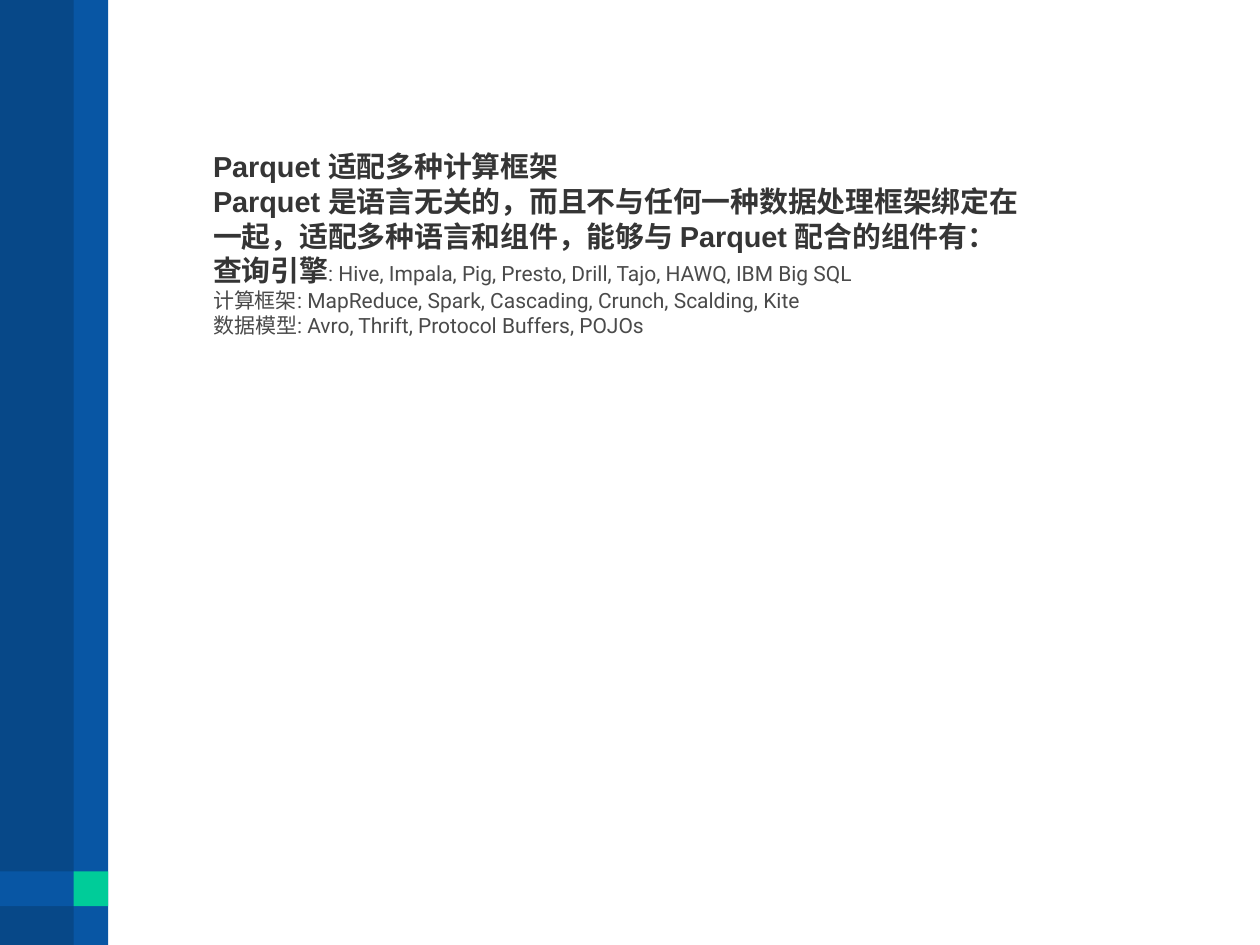
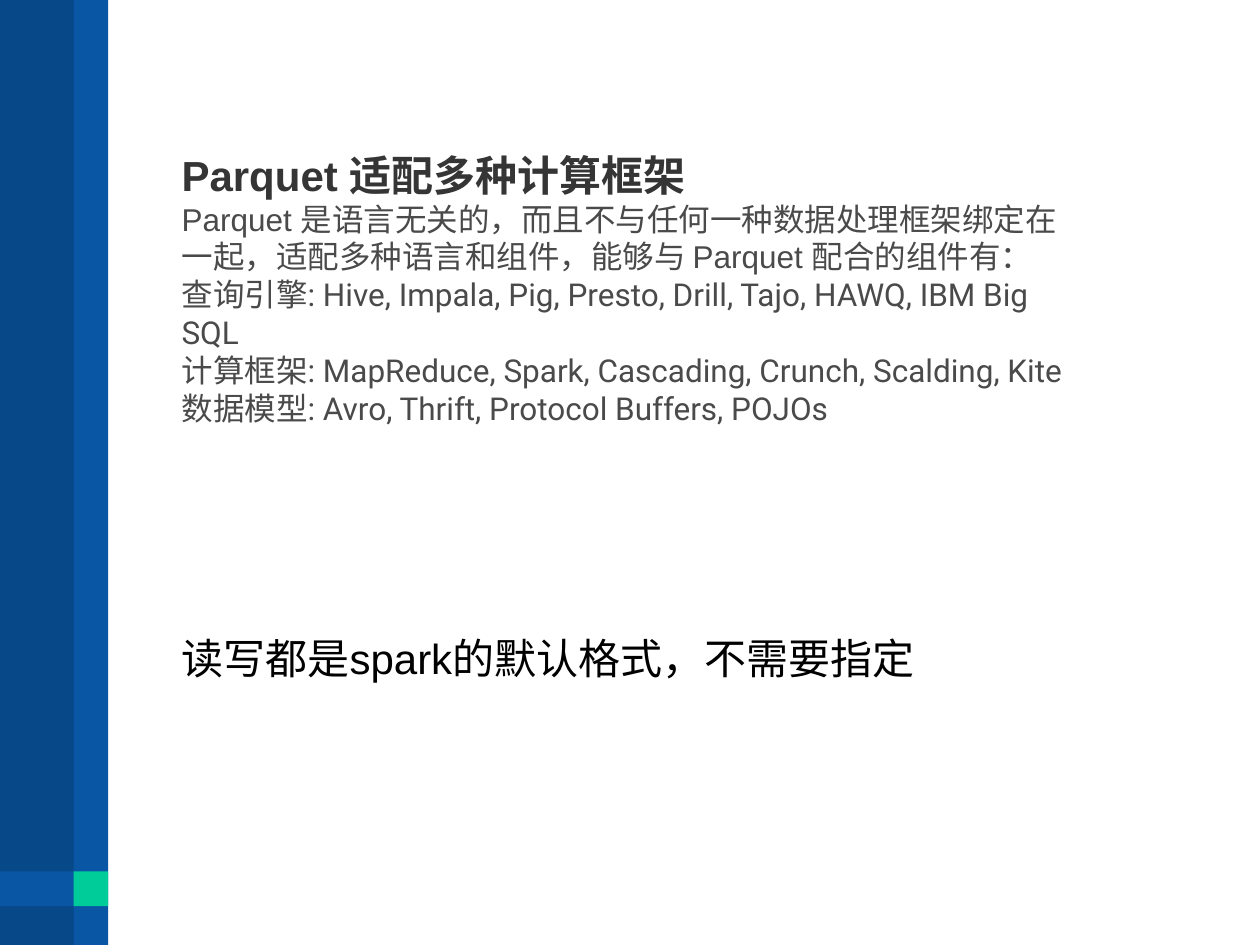
Before and after one commit to wxyzjf/parquet_20200823, a slide deck: slide 26 of SPARK Parquet 简谈.pptx (slide 29 before the commit). Drawn at 1260x945 pixels with LibreOffice and Linux fonts; fonts in the diff are those of the drawing. Boxes give left, top, right and bottom in pixels: in the first picture for what was removed or moved away, otherwise in the second. Text is boxed around its words. In the diff, an @@ line names an element or a change of style, - is before the commit and + after.

```diff
--- a/SPARK Parquet 简谈.pptx
+++ b/SPARK Parquet 简谈.pptx
@@ text "Parquet 适配多种计算框架 Parquet 是语言无关的，而且不与任何一种数据处理框架绑定在一起，适配多种语言和组 ...": place and size @@
-text "Parquet 适配多种计算框架 Parquet 是语言无关的，而且不与任何一种数据处理框架绑定在一起，适配多种语言和组 ..." at [213,152,1018,336]
+text "Parquet 适配多种计算框架 Parquet 是语言无关的，而且不与任何一种数据处理框架绑定在一起，适配多种语言和组 ..." at [182,155,1061,424]
@@ text "Parquet 适配多种计算框架 Parquet 是语言无关的，而且不与任何一种数据处理框架绑定在一起，适配多种语言和组 ..." at [182,155,1061,424]: size 16.5 to 24 pt in "Parquet 适配多种计算框架"; size 12 to 18 pt @@
@@ text added at [182,638,915,683], 24 pt, text #000000 @@
+读写都是spark的默认格式，不需要指定
```
Also in this commit, not shown: 11 other slides changed, 3 slides removed.
